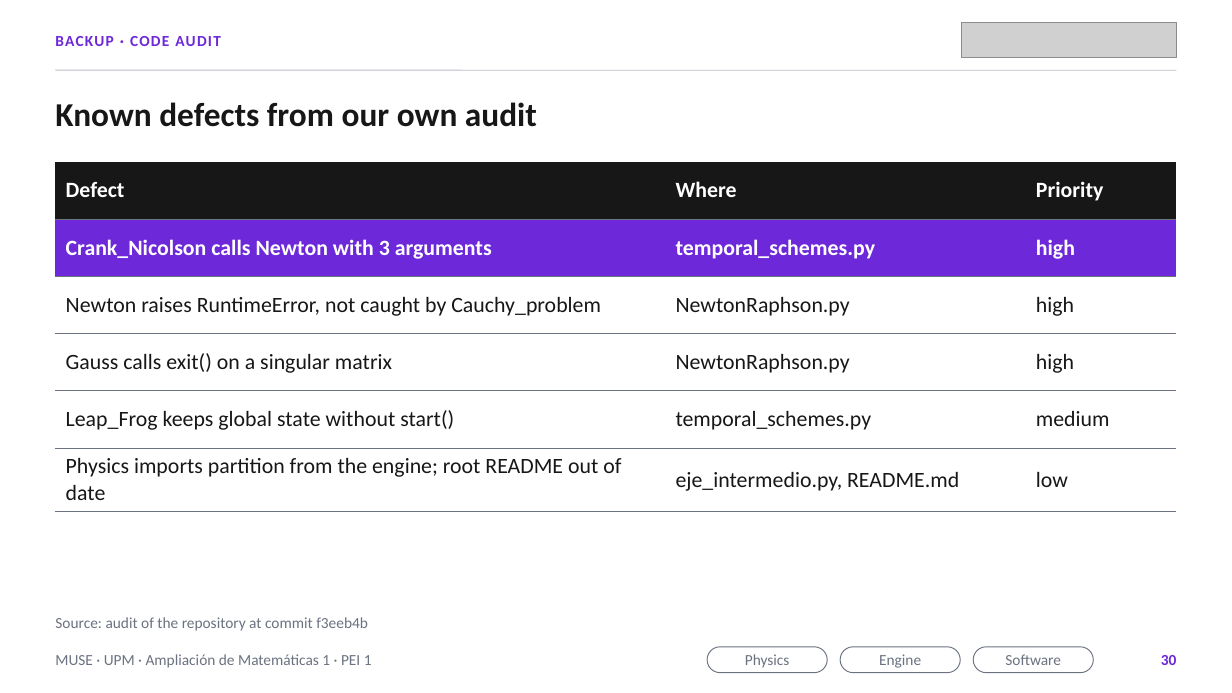
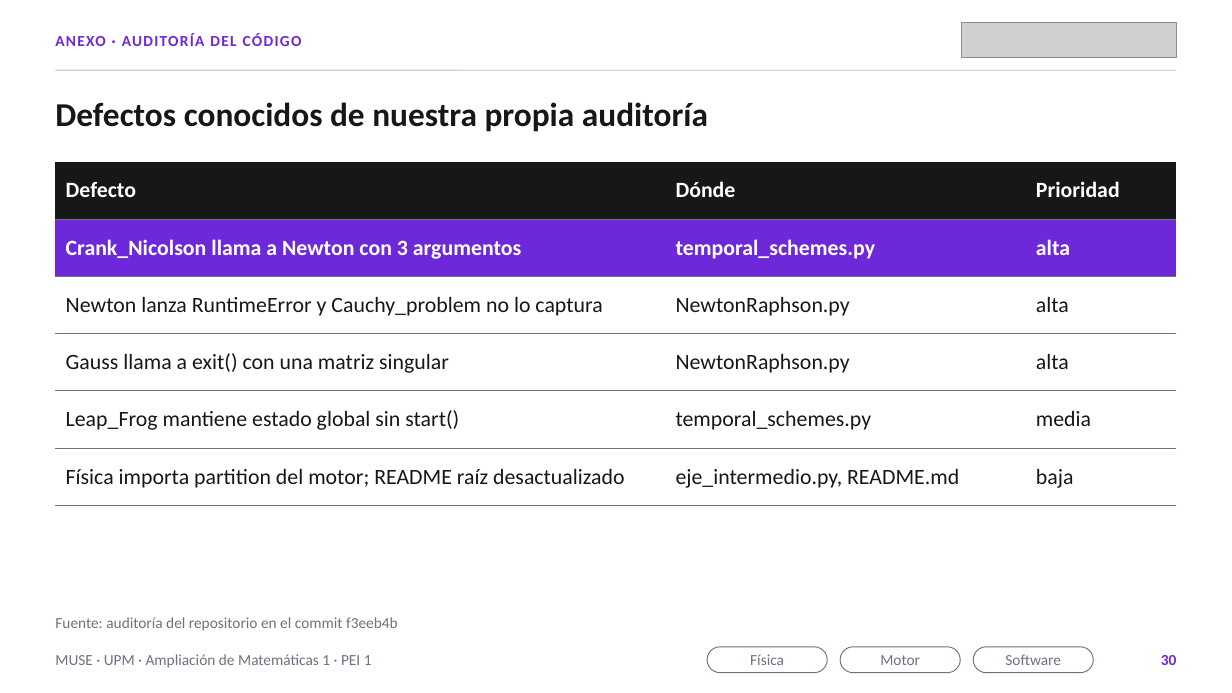
Before and after one commit to MP-19-creator/Grupo3-AmpliacionMatematicas, a slide deck: slide 30 of presentacion/PEI1_final.pptx. Drawn at 1232x693 pixels with LibreOffice and Linux fonts; fonts in the diff are those of the drawing; grey boxes stand for pictures. Boxes give left, top, right and bottom in pixels: in the first picture for what was removed or moved away, otherwise in the second. Text is boxed around its words. In the diff, an @@ line names an element or a change of style, - is before the commit and + after.

```diff
--- a/presentacion/PEI1_final.pptx
+++ b/presentacion/PEI1_final.pptx
@@ text at <box>55,33,302,46</box>: text changed @@
-BACKUP · CODE AUDIT
+ANEXO · AUDITORÍA DEL CÓDIGO
@@ text at <box>55,102,708,132</box>: text changed @@
-Known defects from our own audit
+Defectos conocidos de nuestra propia auditoría
@@ table at <box>55,162,1177,511</box> @@
-row 1: Defect | Where | Priority
+row 1: Defecto | Dónde | Prioridad
-row 2, column 1: Crank_Nicolson calls Newton with 3 arguments
+row 2, column 1: Crank_Nicolson llama a Newton con 3 argumentos
-row 2, column 3: high
+row 2, column 3: alta
-row 3, column 1: Newton raises RuntimeError, not caught by Cauchy_problem
+row 3, column 1: Newton lanza RuntimeError y Cauchy_problem no lo captura
-row 3, column 3: high
+row 3, column 3: alta
-row 4, column 1: Gauss calls exit() on a singular matrix
+row 4, column 1: Gauss llama a exit() con una matriz singular
-row 4, column 3: high
+row 4, column 3: alta
-row 5, column 1: Leap_Frog keeps global state without start()
+row 5, column 1: Leap_Frog mantiene estado global sin start()
-row 5, column 3: medium
+row 5, column 3: media
-row 6, column 1: Physics imports partition from the engine; root README out of date
+row 6, column 1: Física importa partition del motor; README raíz desactualizado
-row 6, column 3: low
+row 6, column 3: baja
@@ borders changed @@
@@ text at <box>55,617,398,631</box>: text changed @@
-Source: audit of the repository at commit f3eeb4b
+Fuente: auditoría del repositorio en el commit f3eeb4b
@@ text in rounded rectangle at <box>750,654,784,665</box>: text changed @@
-Physics
+Física
@@ text in rounded rectangle at <box>880,655,920,665</box>: text changed @@
-Engine
+Motor
```
Also in this commit, not shown: 30 other slides changed, 10 other files.
